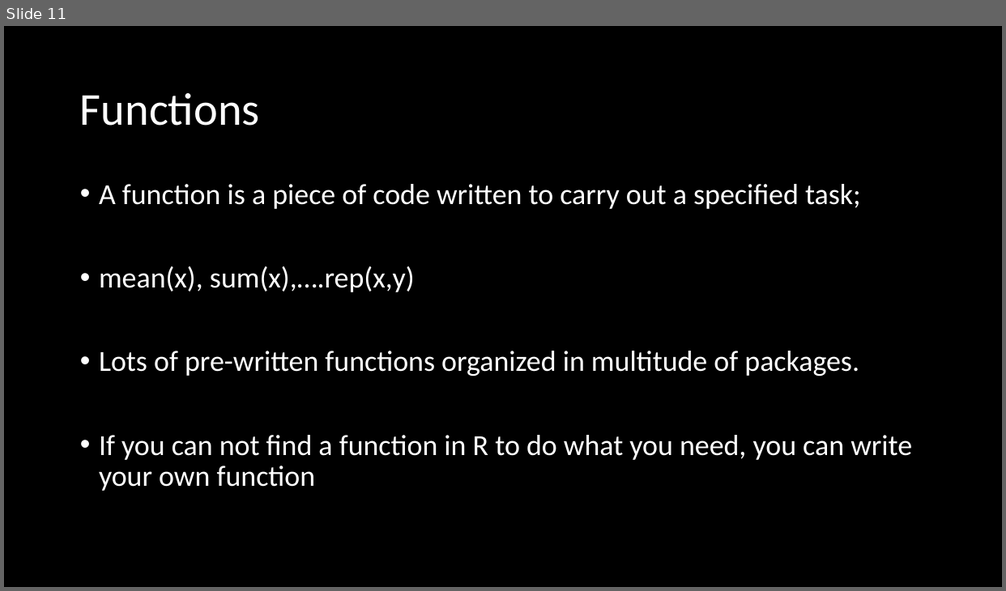
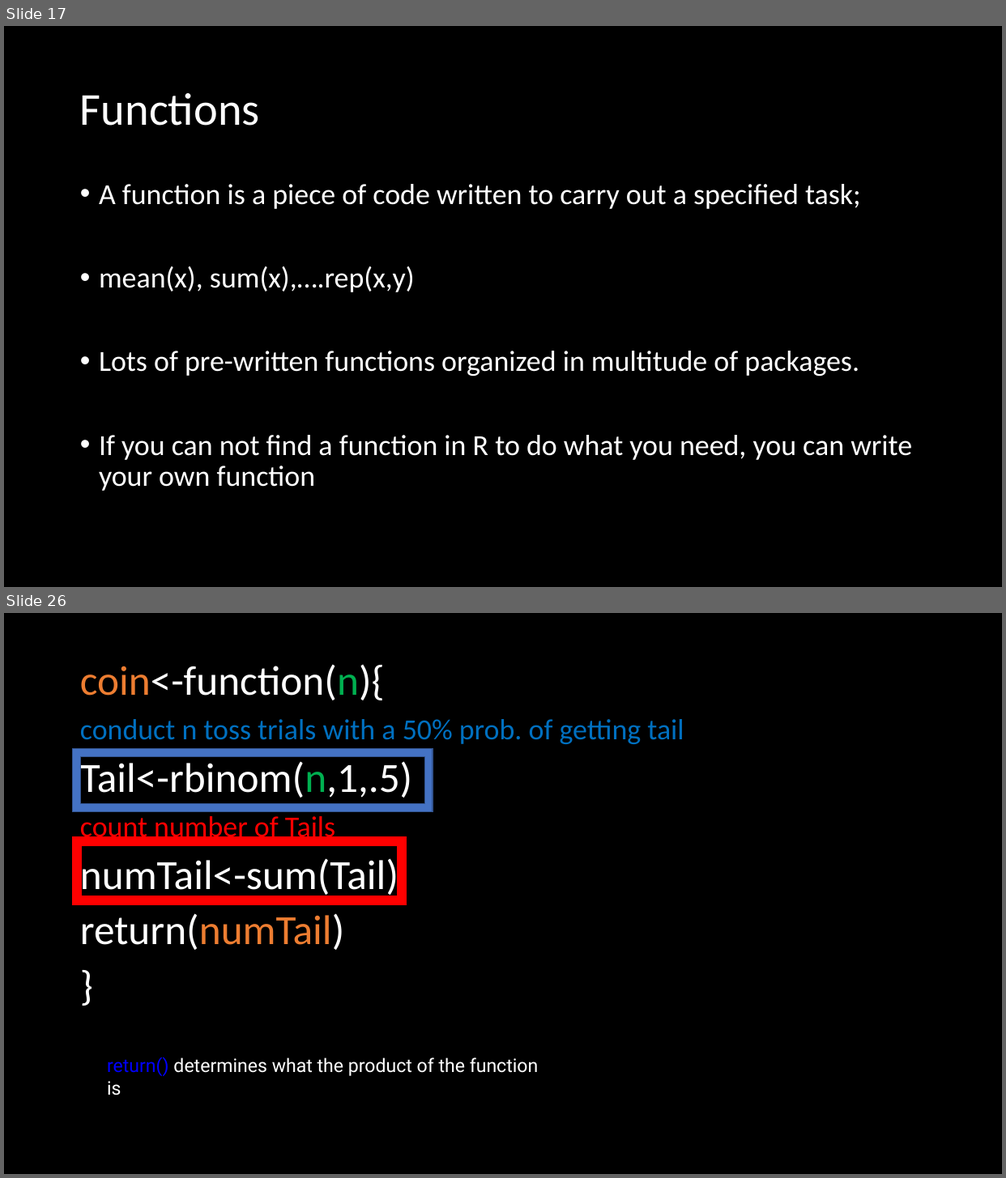
Before and after one commit to brooklabteam/E2M2, a slide deck: E2M2-2020/Lectures-ppt/R_Bootcamp_forLoopsFunctionsIfElse.pptx. Shown one above the other, each under a label of ours: slide 11 before the commit, slides 17 and 26 after it; the slides between them are not shown. The pictures are 1006x591 and 1006x1178 pixels, drawn with LibreOffice and Linux fonts; fonts in the diff are those of the drawing. Boxes give left, top, right and bottom in pixels: in the first picture for what was removed or moved away, otherwise in the second. Text is boxed around its words. In the diff, an @@ line names an element or a change of style, - is before the commit and + after.

```diff
--- a/E2M2-2020/Lectures-ppt/R_Bootcamp_forLoopsFunctionsIfElse.pptx
+++ b/E2M2-2020/Lectures-ppt/R_Bootcamp_forLoopsFunctionsIfElse.pptx
@@ slide 26 added at [4,613,1002,1174], background #000000 @@
@@ text added at [80,664,684,950], 40 pt, text #FFFFFF @@
+coin<-function(n){
+conduct n toss trials with a 50% prob. of getting tail
+Tail<-rbinom(n,1,.5)
+count number of Tails
+numTail<-sum(Tail)
+return(numTail)
+}
@@ frame added at [73,749,433,812], fill #4472C4, outline #325491 1 pt @@
@@ frame added at [73,837,407,905], fill #FF0000, outline #FF0000 1 pt @@
@@ text added at [107,1057,539,1096], 18 pt, text #FFFFFF @@
+return() determines what the product of the function is
@@ what was slide 11 is now slide 17 @@
```
Also in this commit, not shown: 3 slides changed, 19 other slides added, 2 slides removed, 13 other files.
